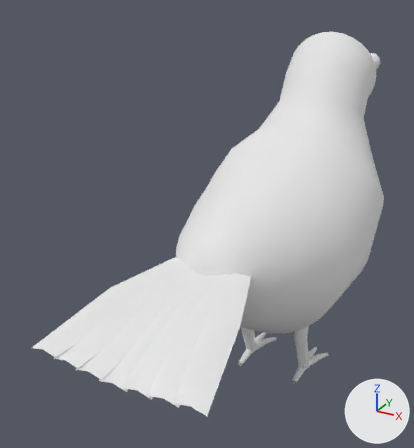
An edit to the FBX model unity/Assets/Art/Models/Hato_Body.fbx, drawn before and after from the same camera.
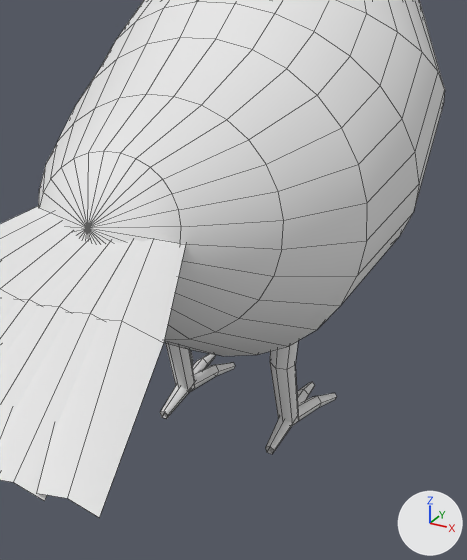
Old and new are each drawn whole from a 50 mm lens placed at (4.59, -11.89, 9.8), pointed at (-1.19, -1.39, 4.55) and again close up on the part from 38% to 95% of the width and 34% to 98% of the height. Lighting does not change. The marker at lower right points along +X, +Y and +Z. The older version's two pictures come first. The close-ups show mesh edges as thin lines. Where no turn or scale is listed for an object, it has been applied to the vertices.

Names of what the first close-up shows: 'Hato_Body'.
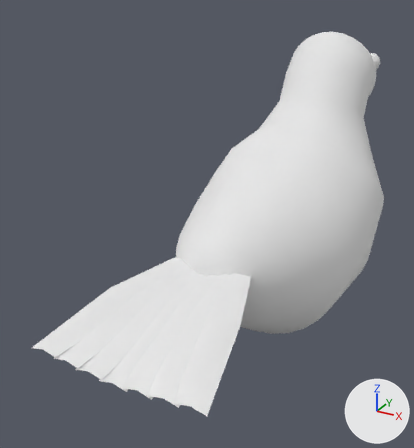
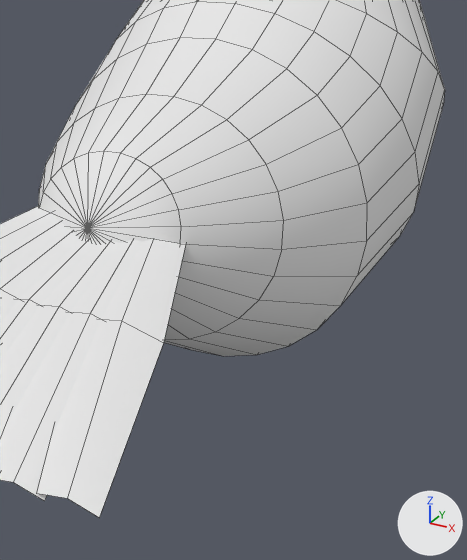
The edits, one by one:
me_hato_body is used by ob_hato_body; location (0.0, 0.0, 0.0).
me_hato_body had 900 vertices, 886 faces and spanned x -2.14..2.14, y -6.5..4.68, z -0.02..8.42.
me_hato_body now has 748 vertices, 788 faces and spans x -2.14..2.14, y -6.5..4.68, z 1.94..8.42.
me_hato_body part 1: 10 loose pieces with 152 vertices, spanning x -1.19..1.19, y -0.26..1.44, z -0.02..2.64, are deleted.

What differs and where, as boxes (x1, y1, x2, y2) in the close-ups (467 x 560 px):
part 1 of me_hato_body, deleted: before (160, 341, 337, 454)
